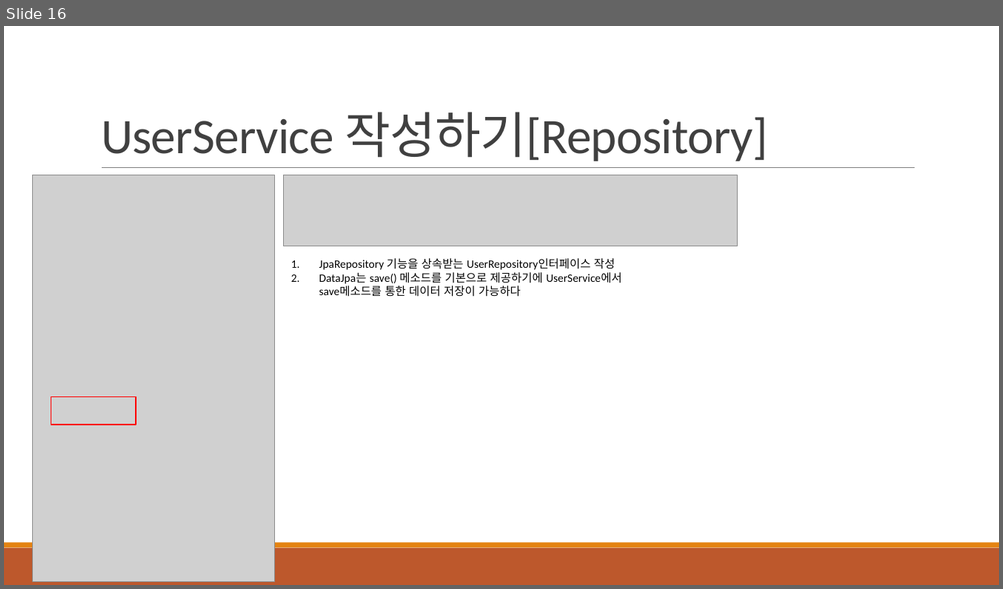
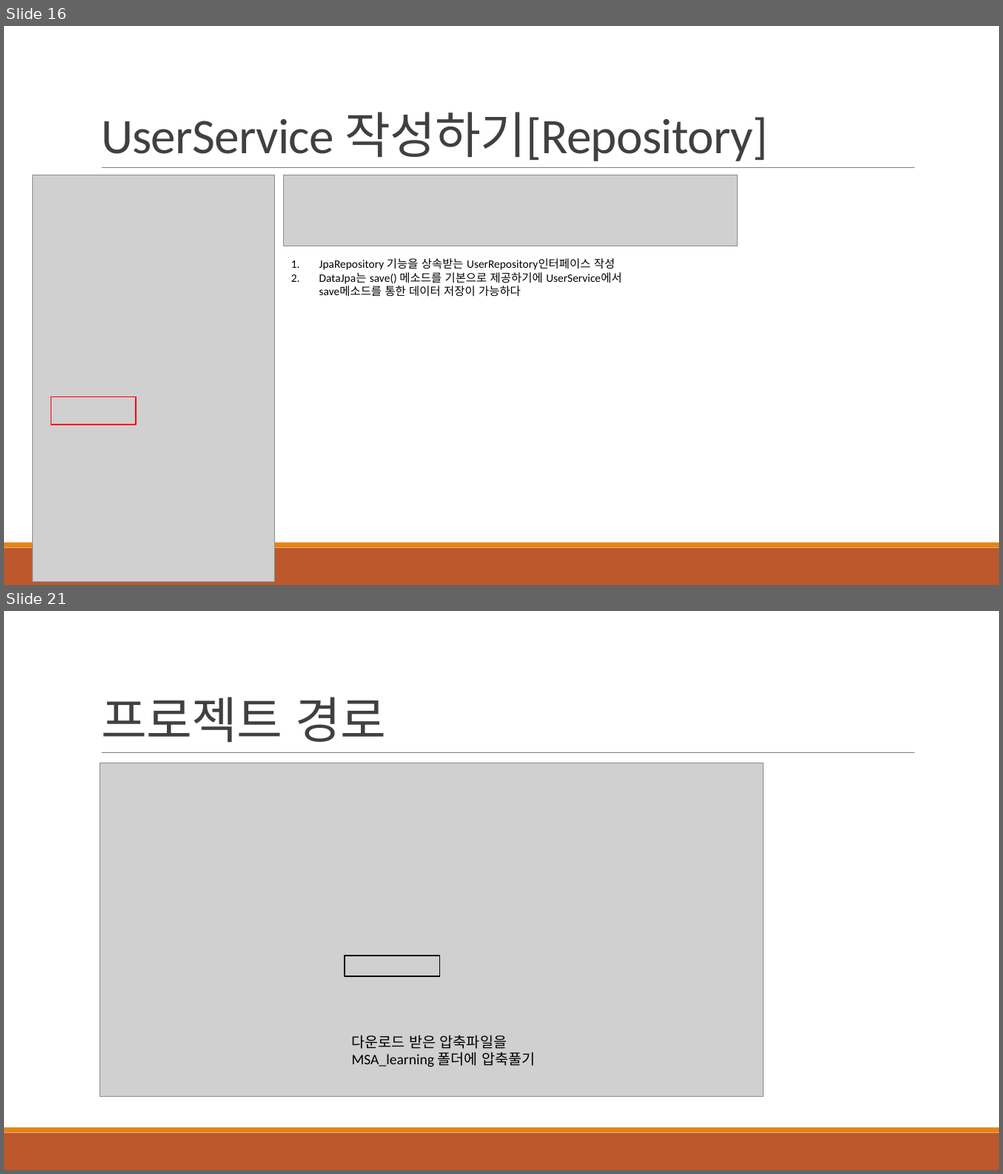
Before and after one commit to khb3025/study-msa, a slide deck: msa-ppt/2. 마이크로 서비스 구축.pptx. Shown one above the other, each under a label of ours: slide 16 before the commit, slides 16 and 21 after it; the slides between them are not shown. The pictures are 1003x589 and 1003x1174 pixels, drawn with LibreOffice and Linux fonts; fonts in the diff are those of the drawing; grey boxes stand for pictures. Boxes give left, top, right and bottom in pixels: in the first picture for what was removed or moved away, otherwise in the second. Text is boxed around its words. In the diff, an @@ line names an element or a change of style, - is before the commit and + after.

```diff
--- a/msa-ppt/2. 마이크로 서비스 구축.pptx
+++ b/msa-ppt/2. 마이크로 서비스 구축.pptx
@@ slide 21 added at box(4, 611, 999, 1170), background #FFFFFF; not listed: 3 template elements that a slide beside it also shows @@
@@ title added at box(101, 697, 386, 743), 48 pt, text #404040 @@
+프로젝트 경로
@@ picture added at box(99, 763, 762, 1097) @@
@@ rectangle added at box(344, 956, 440, 977), outline #000000 1.25 pt @@
@@ text added at box(352, 1035, 535, 1068), 14 pt, text #000000 @@
+다운로드 받은 압축파일을
+MSA_learning 폴더에 압축풀기
```
Also in this commit, not shown: 3 slides changed, 11 other slides added, 18 other files.
